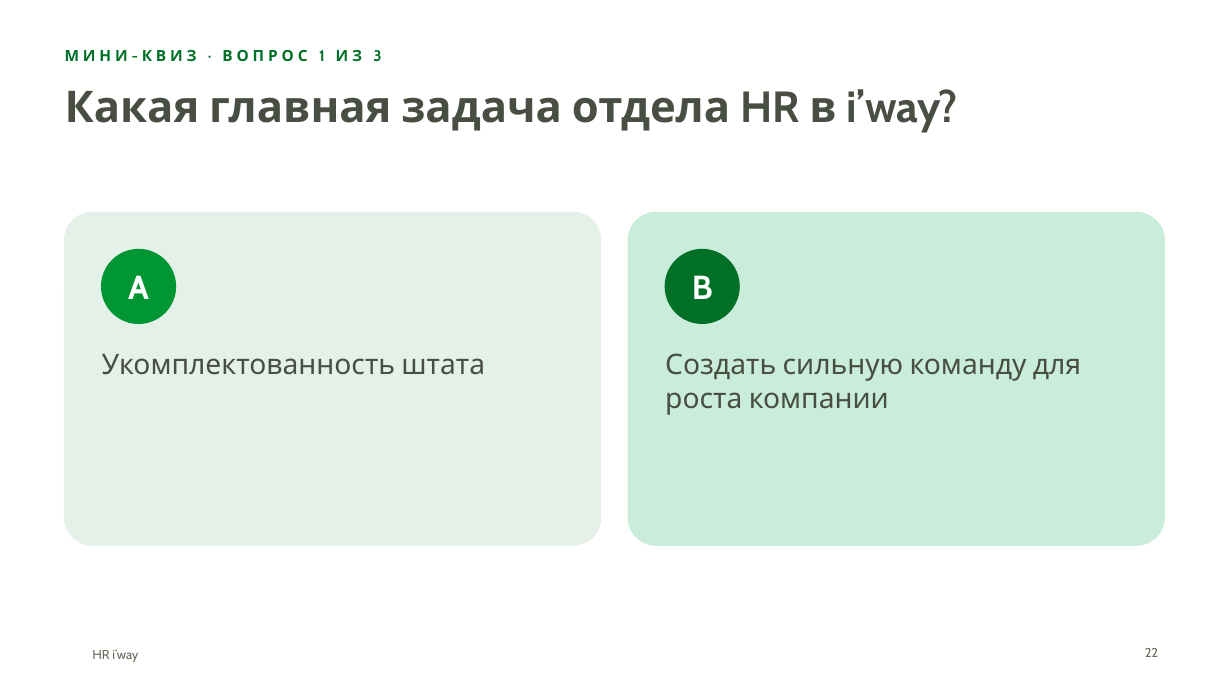
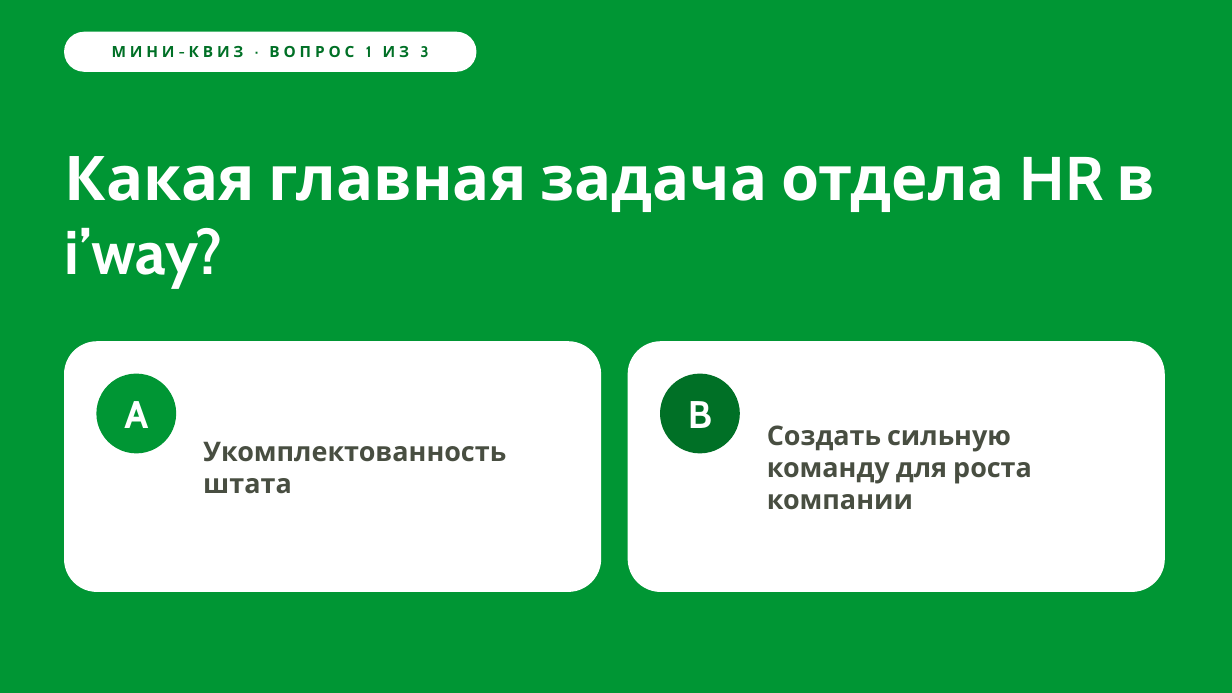
Before and after one commit to hriwayhr/HR-projects, a slide deck: slide 22 of presentations/HR-iway-onboarding-2026.pptx. Drawn at 1232x693 pixels with LibreOffice and Linux fonts; fonts in the diff are those of the drawing; background and template pictures are left out. Boxes give left, top, right and bottom in pixels: in the first picture for what was removed or moved away, otherwise in the second. Text is boxed around its words. In the diff, an @@ line names an element or a change of style, - is before the commit and + after.

```diff
--- a/presentations/HR-iway-onboarding-2026.pptx
+++ b/presentations/HR-iway-onboarding-2026.pptx
@@ background #FFFFFF to #009634 @@
@@ text "МИНИ-КВИЗ · ВОПРОС 1 ИЗ ...": place and size @@
-text "МИНИ-КВИЗ · ВОПРОС 1 ИЗ ..." at [65,50,381,61]
+text "МИНИ-КВИЗ · ВОПРОС 1 ИЗ ..." at [112,46,428,57]
@@ text "МИНИ-КВИЗ · ВОПРОС 1 ИЗ ..." at [112,46,428,57]: alignment left to centre; vertical alignment top to middle @@
@@ rounded rectangle added at [65,32,476,71], fill #FFFFFF, outline #FFFFFF 1 pt @@
@@ title "Какая главная задача отдела HR ...": place and size @@
-title "Какая главная задача отдела HR ..." at [65,89,958,132]
+title "Какая главная задача отдела HR ..." at [65,156,1156,288]
@@ title "Какая главная задача отдела HR ..." at [65,156,1156,288]: size 34 to 48 pt, text colour #484E41 to #FFFFFF @@
@@ rounded rectangle: place and size @@
-rounded rectangle at [65,213,601,545]
+rounded rectangle at [65,342,601,592]
@@ rounded rectangle at [65,342,601,592]: fill #E4F1E8 to #FFFFFF; outline #E4F1E8 1 pt to #FFFFFF 1 pt; proportions changed @@
@@ rounded rectangle: place and size @@
-rounded rectangle at [628,213,1165,545]
+rounded rectangle at [628,342,1165,592]
@@ rounded rectangle at [628,342,1165,592]: fill #C9EDDA to #FFFFFF; outline #C9EDDA 1 pt to #FFFFFF 1 pt; proportions changed @@
@@ text "A": place and size @@
-text "A" at [128,275,149,299]
+text "A" at [124,401,148,428]
@@ text "A" at [124,401,148,428]: size 26 to 30 pt @@
@@ ellipse: place and size @@
-ellipse at [102,250,176,323]
+ellipse at [97,374,176,453]
@@ text "Укомплектованность штата": place and size @@
-text "Укомплектованность штата" at [102,354,485,375]
+text "Укомплектованность штата" at [203,441,506,494]
@@ text "Укомплектованность штата" at [203,441,506,494]: size 22 to 21 pt, bold on; vertical alignment top to middle @@
@@ text "B" at [688,401,712,428]: size 26 to 30 pt @@
@@ text "B": place and size @@
-text "B" at [692,275,713,299]
+text "B" at [688,401,712,428]
@@ ellipse: place and size @@
-ellipse at [665,250,739,323]
+ellipse at [661,374,739,453]
@@ text "Создать сильную команду для роста ..." at [767,425,1032,510]: size 22 to 21 pt, bold on; vertical alignment top to middle @@
@@ text "Создать сильную команду для роста ...": place and size @@
-text "Создать сильную команду для роста ..." at [665,353,1081,415]
+text "Создать сильную команду для роста ..." at [767,425,1032,510]
@@ text removed at [92,649,138,662] @@
-HR i’way
@@ page number removed at [1145,648,1158,657] @@
-22
```
Also in this commit, not shown: 27 other slides changed, 4 other files.
